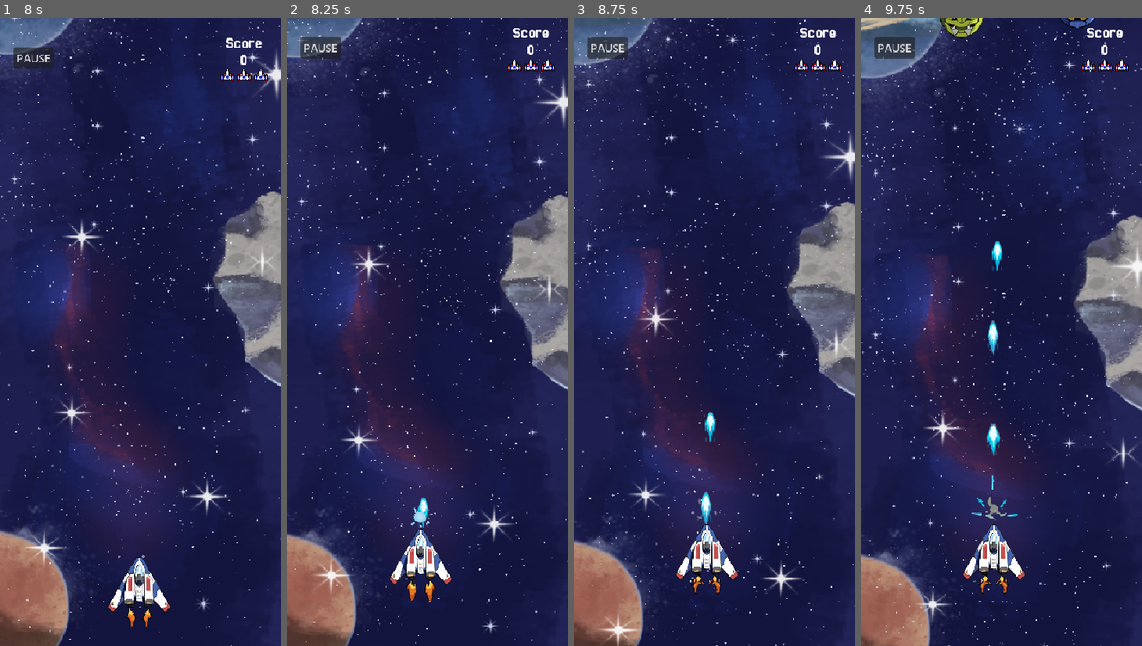
Above: before the commit, frames 1-4 (left to right).
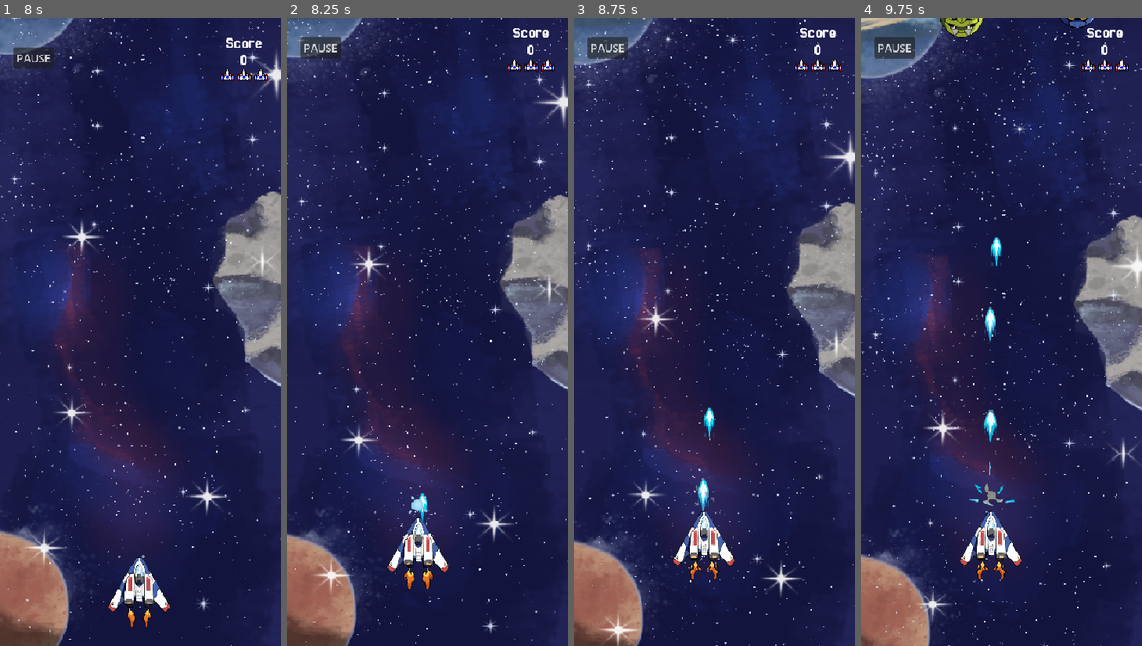
Above: after the commit, the same moments.

Repository: Juawo/space-shooter
Game: Godot game, scene res://scenes/ui/boot_scene/boot_scene.tscn
Same seed, same stepped clock (60 frames per second), same inputs: the game is played once before the commit and once after it. The engine's default icon, where the game draws it, is replaced by a stand-in: a white triangle on a blue panel in a dark square.
Inputs (mouse positions are in pixels of both pictures, inside the frame that each line leads up to):
- Up to frame 1 (8 s): tap Enter every 0.75 s from 0.5 to 4.25 s; hold Right (ui_right) 0.53-1.28 s; click (140, 332) at 0.67 s; move the mouse to (84, 363) at 1.27 s; hold Down (ui_down) 1.28-2.03 s; move the mouse to (168, 193) at 2.02 s; hold Right (ui_right) 2.03-2.78 s; move the mouse to (126, 457) at 2.77 s; hold Up (ui_up) 2.78-3.53 s; click (126, 457) at 2.92 s; move the mouse to (224, 426) at 3.52 s; hold Left (ui_left) 3.53-5.03 s; move the mouse to (56, 237) at 4.27 s; move the mouse to (154, 332) at 5.02 s; hold Down (ui_down) 5.03-5.78 s; click (154, 332) at 5.17 s; move the mouse to (98, 175) at 5.77 s; hold Right (ui_right) 5.78-6.53 s; move the mouse to (202, 300) at 6.52 s; hold Up (ui_up) 6.53-7.28 s; move the mouse to (84, 363) at 7.27 s; hold Right (ui_right) from 7.28 s (still down); click (84, 363) at 7.42 s
- Up to frame 2 (8.25 s): release Right (ui_right) at 8 s; click "PAUSE" at 8 s
- Up to frame 3 (8.75 s): no input
- Up to frame 4 (9.75 s): move the mouse to (1029, 193) at 8.77 s; hold Down (ui_down) 8.78-9.53 s; move the mouse to (987, 457) at 9.52 s; hold Left (ui_left) from 9.53 s (still down)

Frame 1 is identical in both runs. In frame 2, 1.6% of the frame differs, in the area x 35-59%, y 75-93%; in frame 3, 1.8%; in frame 4, 2.3%, in the area x 35-59%, y 34-92%.

Commit message:
Refactor tilt control logic and update player speed settings

Diff:
--- a/scenes/ui/boot_scene/update_pop_up.tscn
+++ b/scenes/ui/boot_scene/update_pop_up.tscn
@@ -15,7 +15,7 @@
 content_margin_bottom = 1.0
 bg_color = Color(1, 1, 1, 1)
 
-[node name="update_pop_up" type="Control"]
+[node name="update_pop_up" type="Control" unique_id=857914002]
 layout_mode = 3
 anchors_preset = 15
 anchor_right = 1.0
@@ -24,7 +24,7 @@
 grow_vertical = 2
 script = ExtResource("1_5pfkk")
 
-[node name="MarginContainer" type="MarginContainer" parent="."]
+[node name="MarginContainer" type="MarginContainer" parent="." unique_id=11505869]
 layout_mode = 1
 anchors_preset = 15
 anchor_right = 1.0
@@ -36,11 +36,11 @@
 theme_override_constants/margin_right = 60
 theme_override_constants/margin_bottom = 280
 
-[node name="Panel" type="Panel" parent="MarginContainer"]
+[node name="Panel" type="Panel" parent="MarginContainer" unique_id=141569502]
 layout_mode = 2
 theme_override_styles/panel = SubResource("StyleBoxFlat_5pfkk")
 
-[node name="MarginContainer" type="MarginContainer" parent="MarginContainer/Panel"]
+[node name="MarginContainer" type="MarginContainer" parent="MarginContainer/Panel" unique_id=1605470758]
 layout_mode = 1
 anchors_preset = 15
 anchor_right = 1.0
@@ -52,10 +52,10 @@
 theme_override_constants/margin_right = 10
 theme_override_constants/margin_bottom = 10
 
-[node name="VBoxContainer" type="VBoxContainer" parent="MarginContainer/Panel/MarginContainer"]
+[node name="VBoxContainer" type="VBoxContainer" parent="MarginContainer/Panel/MarginContainer" unique_id=1194876215]
 layout_mode = 2
 
-[node name="title" type="Label" parent="MarginContainer/Panel/MarginContainer/VBoxContainer"]
+[node name="title" type="Label" parent="MarginContainer/Panel/MarginContainer/VBoxContainer" unique_id=1640352588]
 layout_mode = 2
 size_flags_vertical = 0
 theme_override_fonts/font = ExtResource("1_iavla")
@@ -63,13 +63,13 @@
 text = "UPDATE VERSION"
 horizontal_alignment = 1
 
-[node name="HSeparator2" type="HSeparator" parent="MarginContainer/Panel/MarginContainer/VBoxContainer"]
+[node name="HSeparator2" type="HSeparator" parent="MarginContainer/Panel/MarginContainer/VBoxContainer" unique_id=102516947]
 layout_mode = 2
 size_flags_vertical = 0
 theme_override_constants/separation = 5
 theme_override_styles/separator = SubResource("StyleBoxFlat_60vcd")
 
-[node name="content" type="Label" parent="MarginContainer/Panel/MarginContainer/VBoxContainer"]
+[node name="content" type="Label" parent="MarginContainer/Panel/MarginContainer/VBoxContainer" unique_id=1956972567]
 custom_minimum_size = Vector2(260, 0)
 layout_mode = 2
 size_flags_vertical = 6
@@ -79,7 +79,7 @@
 horizontal_alignment = 1
 autowrap_mode = 2
 
-[node name="erro_update_btn" type="Label" parent="MarginContainer/Panel/MarginContainer/VBoxContainer"]
+[node name="erro_update_btn" type="Label" parent="MarginContainer/Panel/MarginContainer/VBoxContainer" unique_id=1485197462]
 visible = false
 modulate = Color(0.76862746, 0.26666668, 0.21568628, 1)
 custom_minimum_size = Vector2(260, 0)
@@ -91,13 +91,13 @@
 horizontal_alignment = 1
 autowrap_mode = 2
 
-[node name="update_btn" type="Button" parent="MarginContainer/Panel/MarginContainer/VBoxContainer"]
+[node name="update_btn" type="Button" parent="MarginContainer/Panel/MarginContainer/VBoxContainer" unique_id=1775975050]
 layout_mode = 2
 theme_override_fonts/font = ExtResource("1_iavla")
 theme_override_font_sizes/font_size = 20
 text = "Update"
 
-[node name="no_update_btn" type="Button" parent="MarginContainer/Panel/MarginContainer/VBoxContainer"]
+[node name="no_update_btn" type="Button" parent="MarginContainer/Panel/MarginContainer/VBoxContainer" unique_id=1038238123]
 layout_mode = 2
 theme_override_fonts/font = ExtResource("1_iavla")
 text = "Continue whitout update"
--- a/scripts/game/player/player.gd
+++ b/scripts/game/player/player.gd
@@ -9,7 +9,7 @@
 var boost_timer : SceneTreeTimer = null
 @onready var muzzle_flash_animation: AnimatedSprite2D = $muzzle_flash_animation
 
-@export var SPEED := 70.0
+@export var SPEED := 100.0
 @export var SMOOTH_SPEED := 0.1
 @export var DEADZONE = 0.3
 @export var shoot_speed_modifier := 1.0
@@ -41,9 +41,8 @@
 	var sense_multiplier = SaveManager.sensibility / 100.0
 
 	if SaveManager.control_mode == 0:
-		# ─── 📱 LÓGICA DE INCLINAÇÃO (TILT) PARIFICADA ───
+		# LÓGICA DE INCLINAÇÃO (TILT) PARIFICADA
 		accel_pos = Input.get_accelerometer()
-
 		# Criamos um vetor bruto com os dados do sensor
 		var raw_tilt = Vector2(accel_pos.x, -accel_pos.y)
 
@@ -55,22 +54,32 @@
 			velocity = keyboard_input * SPEED * 6.0
 		else:
 			# No Celular: Se o movimento passar da zona morta física do sensor
-			# No bloco do acelerômetro (SaveManager.control_mode == 0):
 			if raw_tilt.length() > DEADZONE:
-				# 🌟 CALIBRAÇÃO: Baixamos o multiplicador para 1.2 (suaviza a leitura)
-				# e limitamos o teto máximo em SPEED * 4.0 (confortável para o pulso)
-				var calculated_speed = clamp(raw_tilt.length() * 1.2 * SPEED, 0, SPEED * 4.0)
-				target_velocity = raw_tilt.normalized() * calculated_speed * sense_multiplier
 
-				# Mantemos o LERP em 0.25 para a nave responder sem atraso,
-				# mas agora com uma velocidade controlada!
+				# 🌟 O PULO DO GATO: O OFFSET DE INCLINAÇÃO
+				# Quando o celular está em pé na sua mão, o accel_pos.y costuma marcar entre 4.0 e 6.0.
+				# Nós subtraímos esse valor para fazer com que a sua postura confortável seja o "ZERO" da nave!
+				# Mude o '5.0' abaixo para calibrar o ponto neutro ideal para as suas mãos.
+
+				const TILT_OFFSET_Y : float = 7.0
+				var calibrated_y : float = -accel_pos.y - TILT_OFFSET_Y
+
+				# Agora montamos o vetor com os eixos corrigidos e os multiplicadores de força
+				var balanced_tilt = Vector2(
+					raw_tilt.x * 1.2,   # Esquerda/Direita continua normal
+					calibrated_y * 3.0  # Cima/Baixo calibrado com o ponto neutro e o boost de força
+				)
+
+				# Daqui para baixo continua a sua lógica perfeita de velocidade e LERP
+				var calculated_speed = clamp(balanced_tilt.length() * SPEED, 0, SPEED * 5.0)
+				target_velocity = balanced_tilt.normalized() * calculated_speed * sense_multiplier
+
 				var weight = 0.25 * sense_multiplier
 				velocity = velocity.lerp(target_velocity, clamp(weight, 0.01, 1.0))
 			else:
 				velocity = velocity.move_toward(Vector2.ZERO, SPEED * delta * 8)
-
 	else:
-		# ─── 👆 LÓGICA DE TOQUE (TOUCH) ───
+		# LÓGICA DE TOQUE (TOUCH)
 		if Input.is_mouse_button_pressed(MOUSE_BUTTON_LEFT):
 			var mouse_pos = get_viewport().get_mouse_position()
 			var distance_vector = mouse_pos - global_position
Not shown, changed: export_presets.cfg
Not shown: 1 places in scenes/ui/boot_scene/update_pop_up.tscn that only renumber resources
